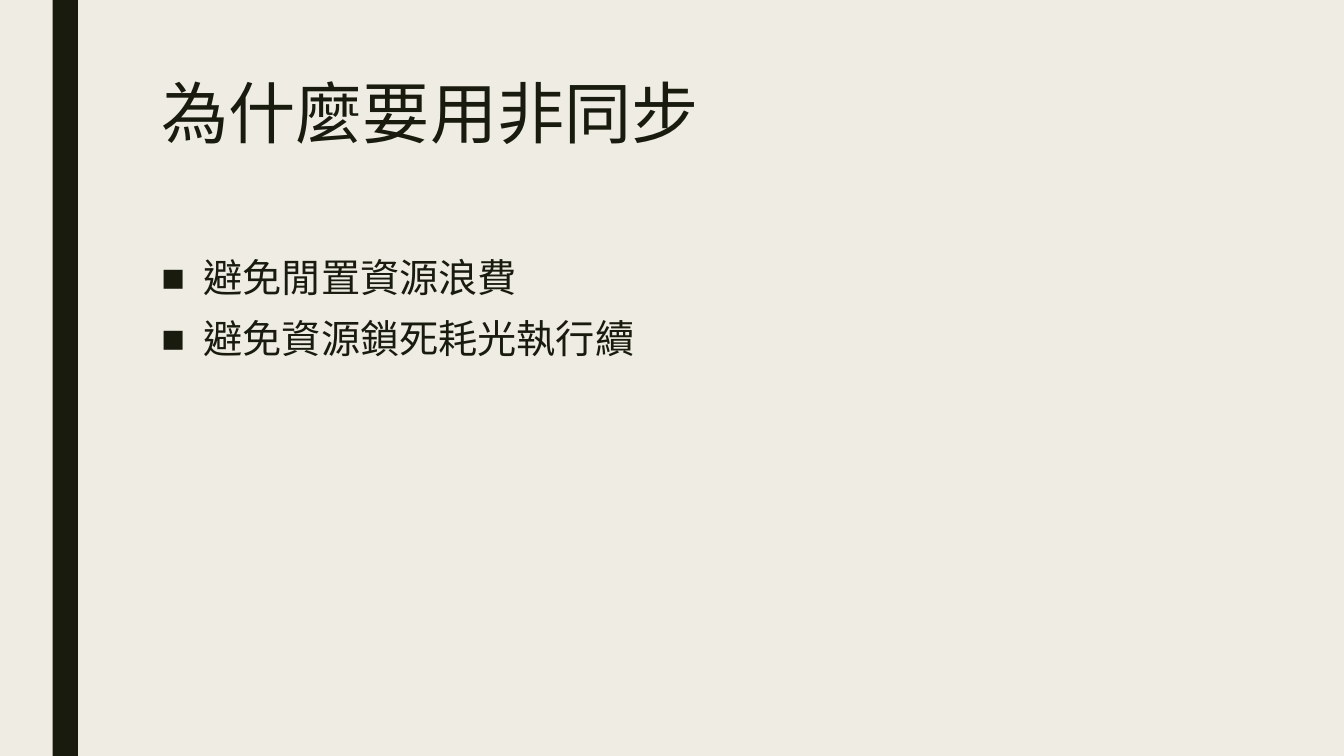
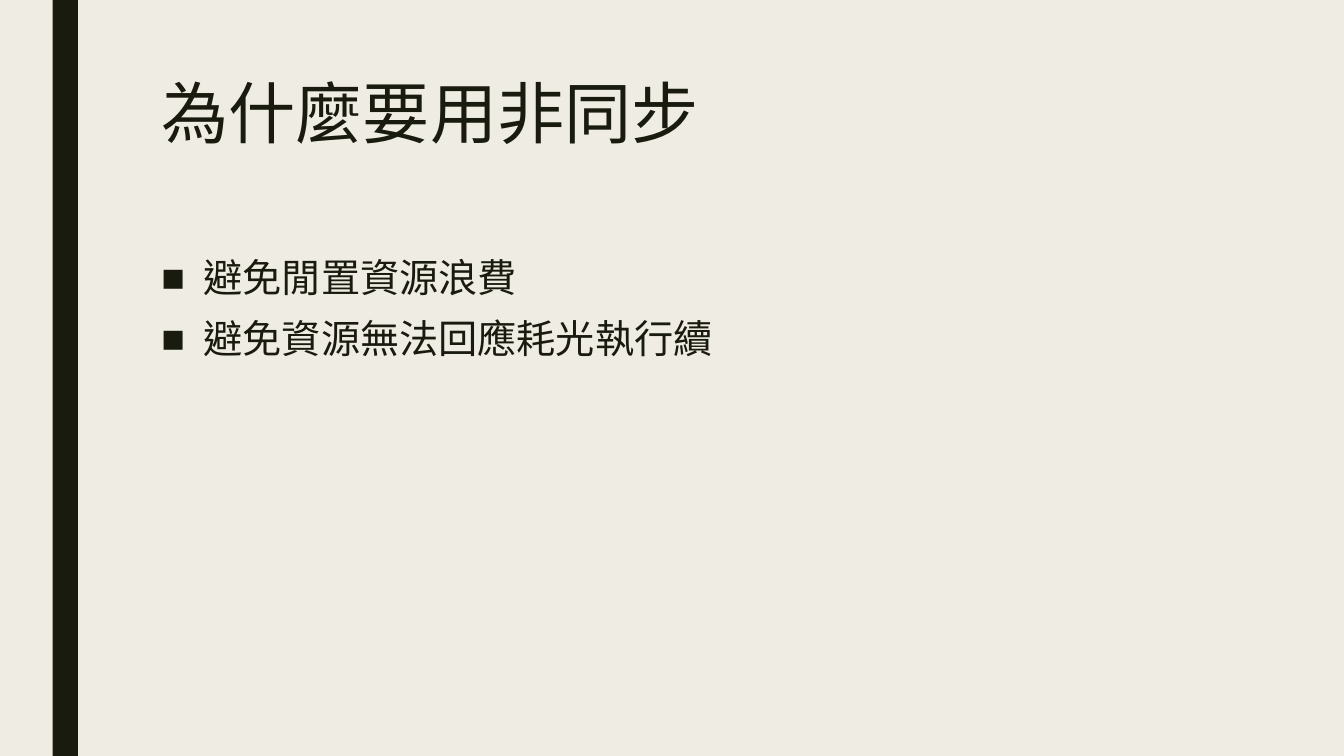
Before and after one commit to ryans610/.NET-Async-Basic, a slide deck: slide 13 of .NET非同步入門.pptx. Drawn at 1344x756 pixels with LibreOffice and Linux fonts; fonts in the diff are those of the drawing. Boxes give left, top, right and bottom in pixels: in the first picture for what was removed or moved away, otherwise in the second. Text is boxed around its words. In the diff, an @@ line names an element or a change of style, - is before the commit and + after.

```diff
--- a/.NET非同步入門.pptx
+++ b/.NET非同步入門.pptx
@@ text at [204,319,713,357]: text changed @@
-■ 避免資源鎖死耗光執行續
+■ 避免資源無法回應耗光執行續
```
Also in this commit, not shown: 3 other slides changed, 1 other file.
